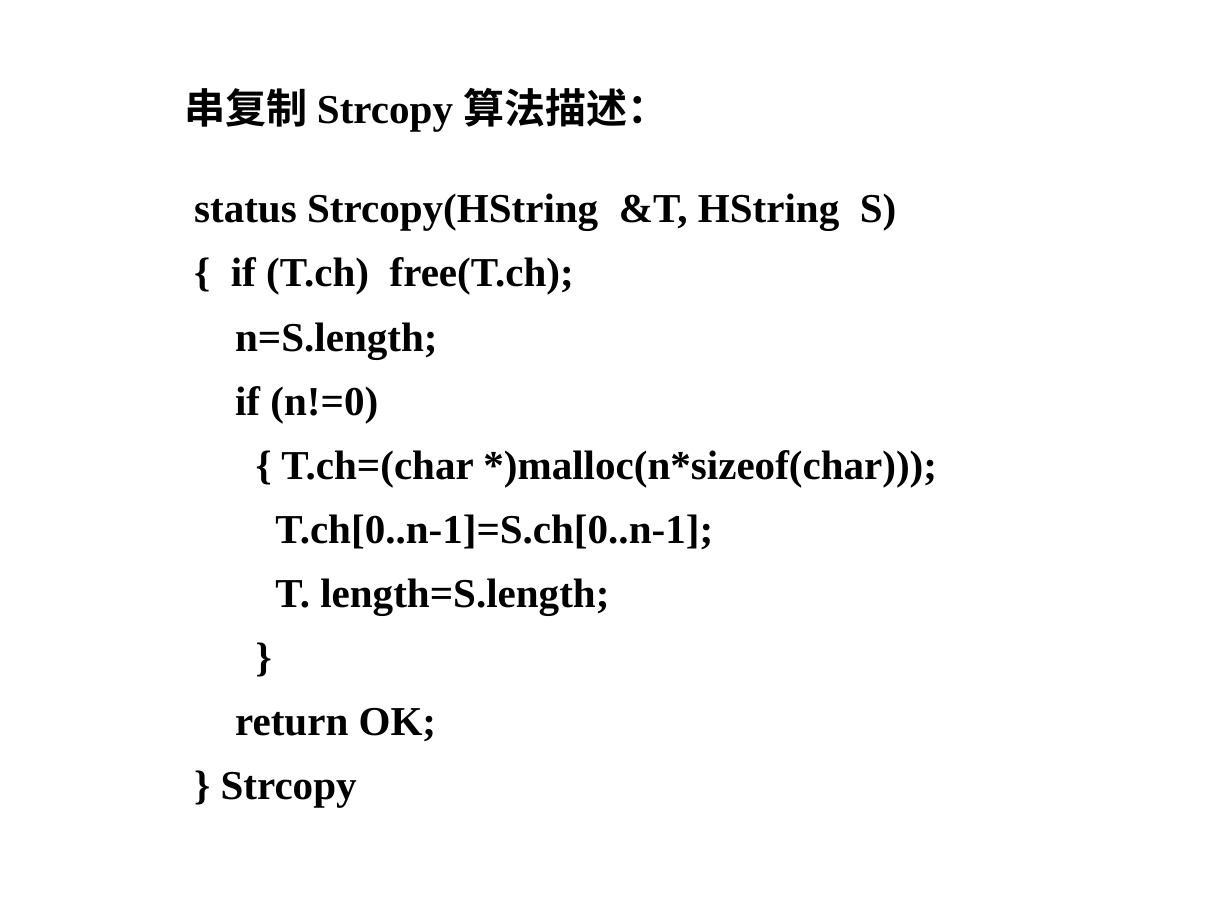
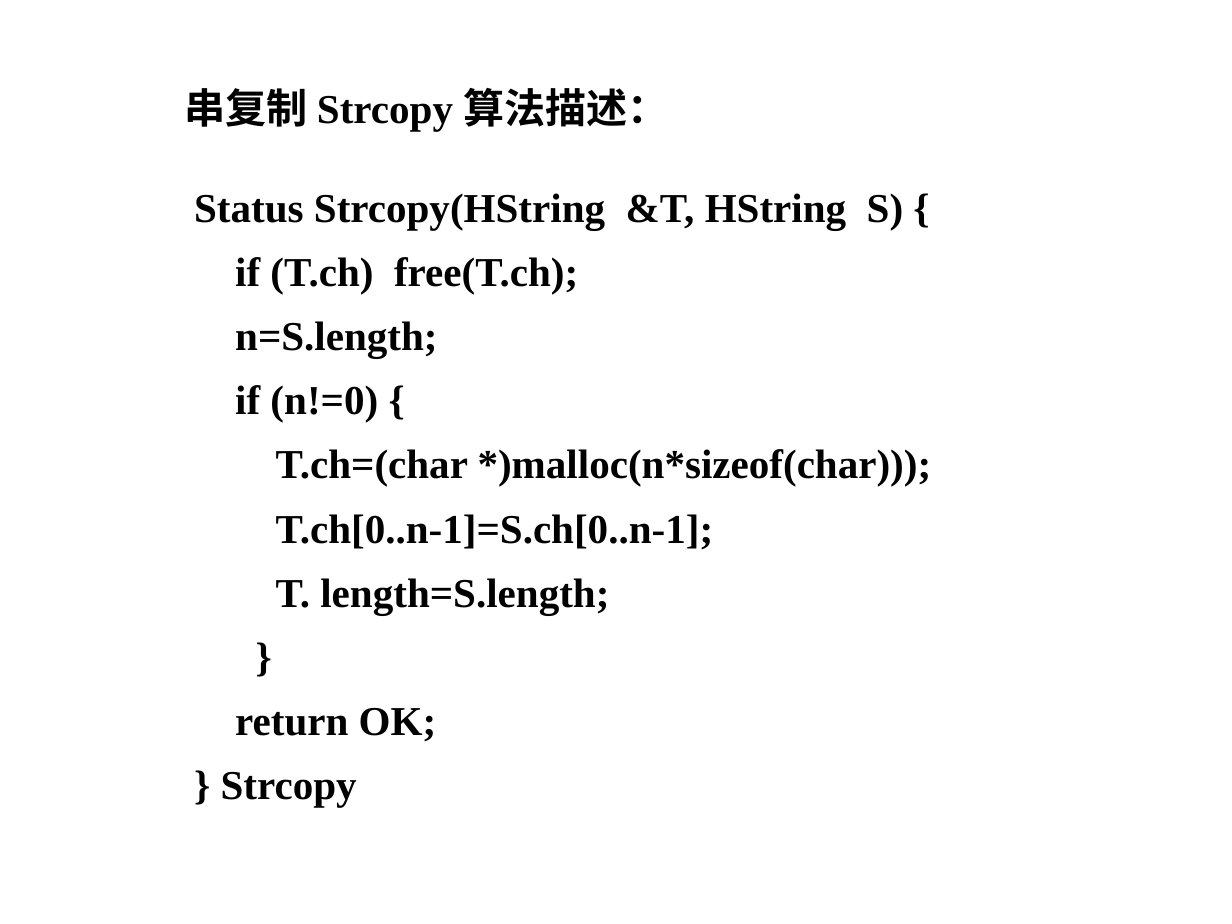
Before and after one commit to Gempittance/Data_Structur_Build, a slide deck: slide 32 of 数据结构PPT/ds4.pptx. Drawn at 1232x924 pixels with LibreOffice and Linux fonts; fonts in the diff are those of the drawing; background and template pictures are left out. Boxes give left, top, right and bottom in pixels: in the first picture for what was removed or moved away, otherwise in the second. Text is boxed around its words. In the diff, an @@ line names an element or a change of style, - is before the commit and + after.

```diff
--- a/数据结构PPT/ds4.pptx
+++ b/数据结构PPT/ds4.pptx
@@ text at [194, 193, 904, 294]: text changed @@
-status Strcopy(HString &T, HString S)
-{ if (T.ch) free(T.ch);
+Status Strcopy(HString &T, HString S) {
+if (T.ch) free(T.ch);
@@ text at [235, 385, 932, 486]: spaces changed @@
-if (n!=0)
-{ T.ch=(char *)malloc(n*sizeof(char)));
+if (n!=0) {
+T.ch=(char *)malloc(n*sizeof(char)));
```
Also in this commit, not shown: 9 other slides changed.
